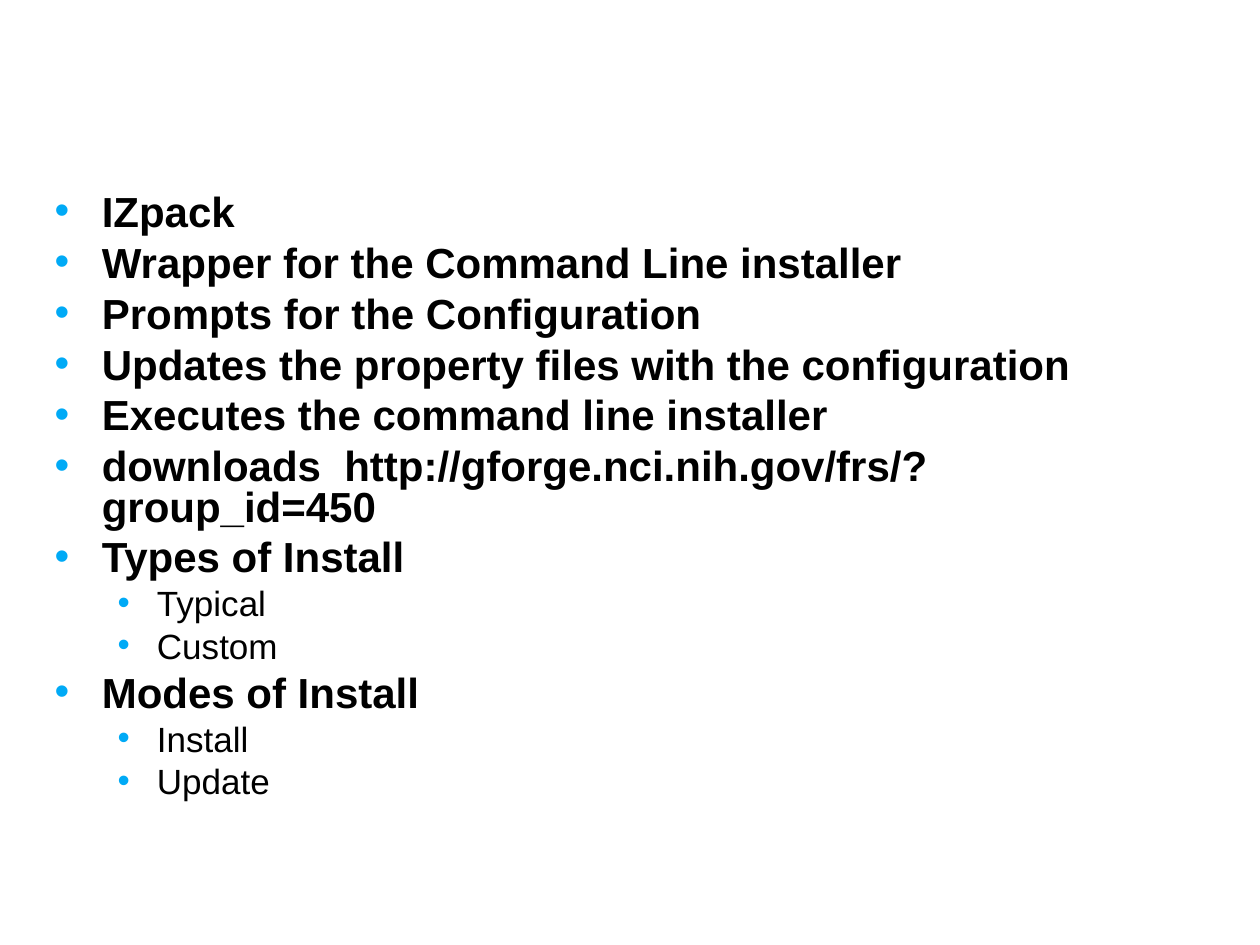
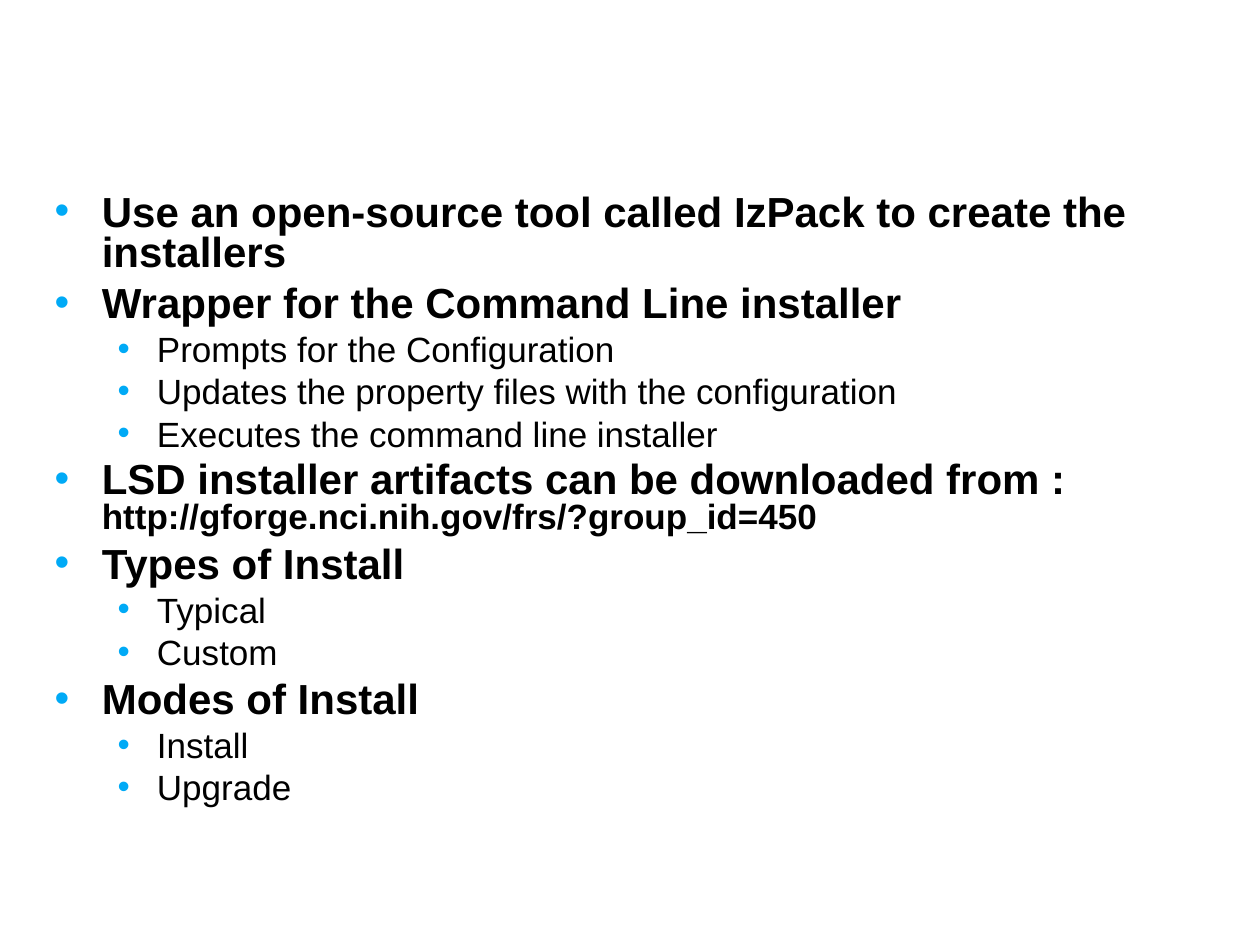
Before and after one commit to NCIP/automation, a slide deck: slide 8 of docs/presentations/installers.ppt (slide 5 before the commit). Drawn at 1260x945 pixels with LibreOffice and Linux fonts; fonts in the diff are those of the drawing; background and template pictures are left out. Boxes give left, top, right and bottom in pixels: in the first picture for what was removed or moved away, otherwise in the second. Text is boxed around its words. In the diff, an @@ line names an element or a change of style, - is before the commit and + after.

```diff
--- a/docs/presentations/installers.ppt
+++ b/docs/presentations/installers.ppt
@@ text at [102,196,1126,268]: text changed @@
-• IZpack
+• Use an open-source tool called IzPack to create the installers
@@ text at [157,336,897,448]: size 24 to 20 pt, bold off in "Prompts for the Configuration", "Updates the property files with the configuration", "Executes the command line installer"; list level 1 to 2 in "Prompts for the Configuration"; list level 1 to 2 in "Updates the property files with ..."; list level 1 to 2 in "Executes the command line installer" @@
@@ text at [102,463,1039,536]: text changed; size 24 to 20 pt @@
-• downloads http://gforge.nci.nih.gov/frs/?group_id=450
+• LSD installer artifacts can be downloaded from : http://gforge.nci.nih.gov/frs/?group_id=450
@@ text at [157,774,291,807]: text changed @@
-  • Update
+  • Upgrade
```
Also in this commit, not shown: 5 other slides changed, 5 slides added, 2 slides removed.
